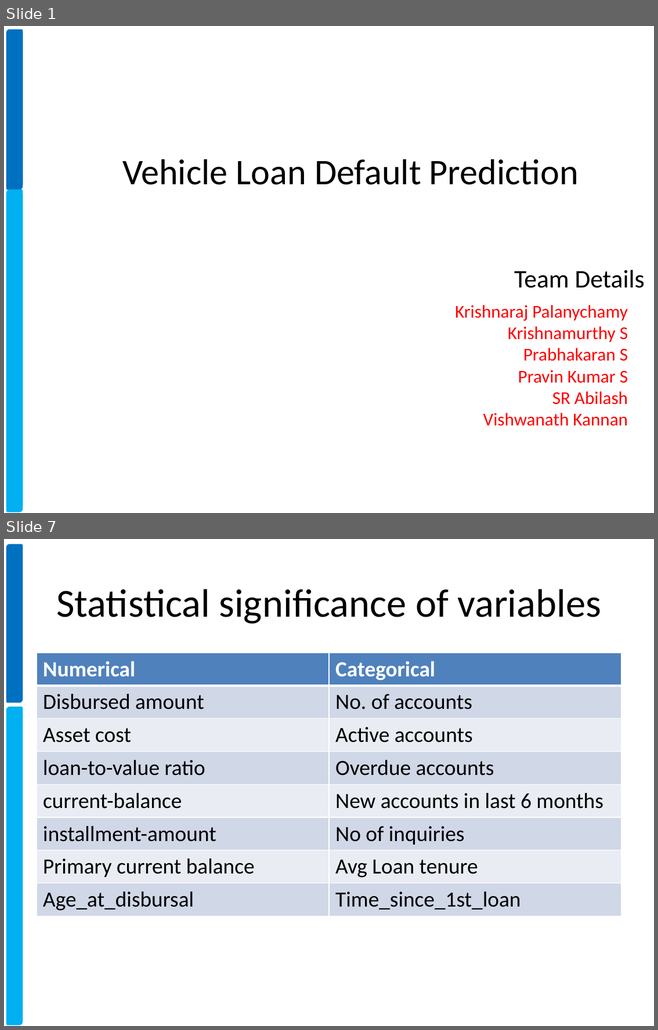
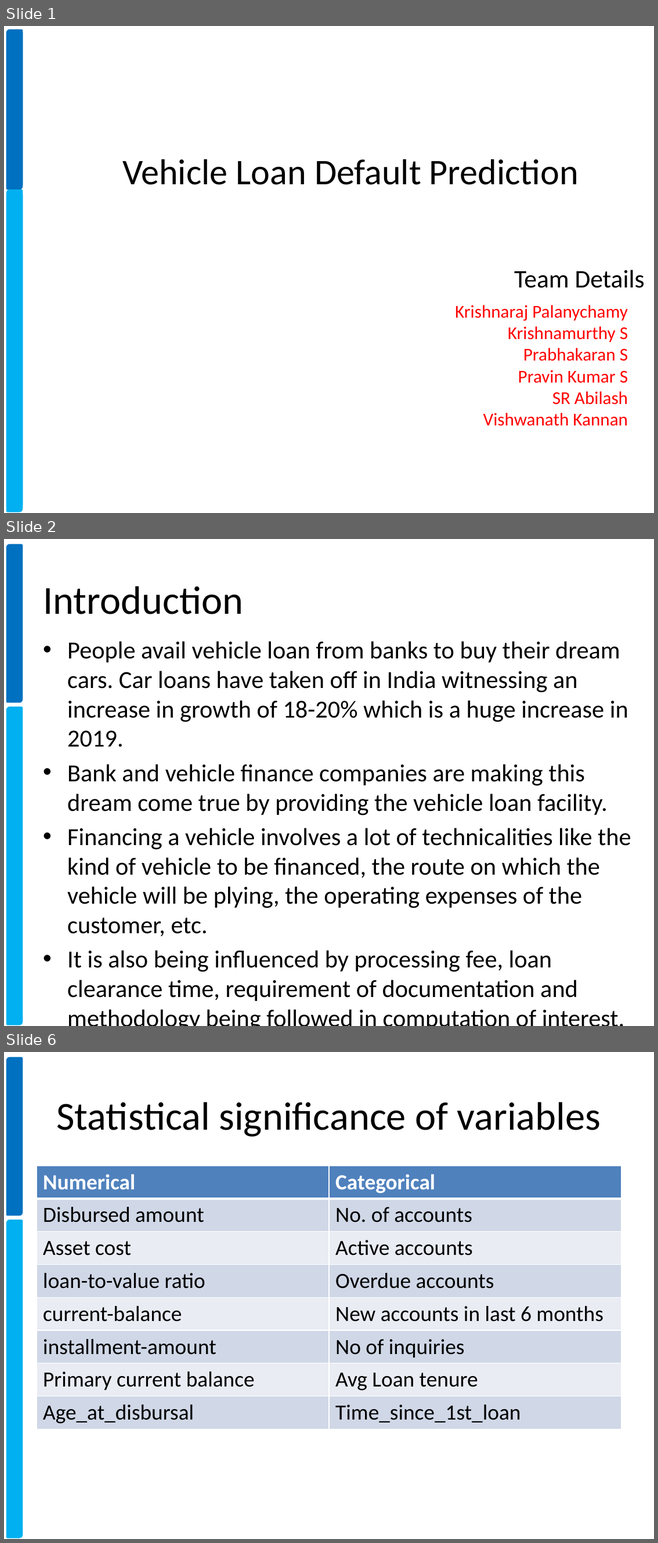
Before and after one commit to xavierigneous/Vehicle-Loan-Default-Prediction, a slide deck: Pravin Kumar/Vehicle Loan Default Prediction.pptx. Shown one above the other, each under a label of ours: slides 1 and 7 before the commit, slides 1, 2 and 6 after it; the slides between them are not shown. The pictures are 658x1030 and 658x1543 pixels, drawn with LibreOffice and Linux fonts; fonts in the diff are those of the drawing; background and template pictures are left out. Boxes give left, top, right and bottom in pixels: in the first picture for what was removed or moved away, otherwise in the second. Text is boxed around its words. In the diff, an @@ line names an element or a change of style, - is before the commit and + after.

```diff
--- a/Pravin Kumar/Vehicle Loan Default Prediction.pptx
+++ b/Pravin Kumar/Vehicle Loan Default Prediction.pptx
@@ slide 2 added at [4, 539, 654, 1026], background #FFFFFF; not listed: 2 template elements that a slide beside it also shows @@
@@ title added at [43, 586, 243, 614], 44 pt, text #000000 @@
+Introduction
@@ text added at [67, 641, 630, 1001], 27.2 pt, text #000000 @@
+• People avail vehicle loan from banks to buy their dream cars. Car loans have taken off in India witnessing an increase in growth of 18-20% which is a huge increase in 2019.
+• Bank and vehicle finance companies are making this dream come true by providing the vehicle loan facility.
+• Financing a vehicle involves a lot of technicalities like the kind of vehicle to be financed, the route on which the vehicle will be plying, the operating expenses of the customer, etc.
+• It is also being influenced by processing fee, loan clearance time, requirement of documentation and methodology being followed in computation of interest.
@@ what was slide 7 is now slide 6 @@
```
Also in this commit, not shown: 1 slide changed, 2 other slides added, 4 slides removed.
